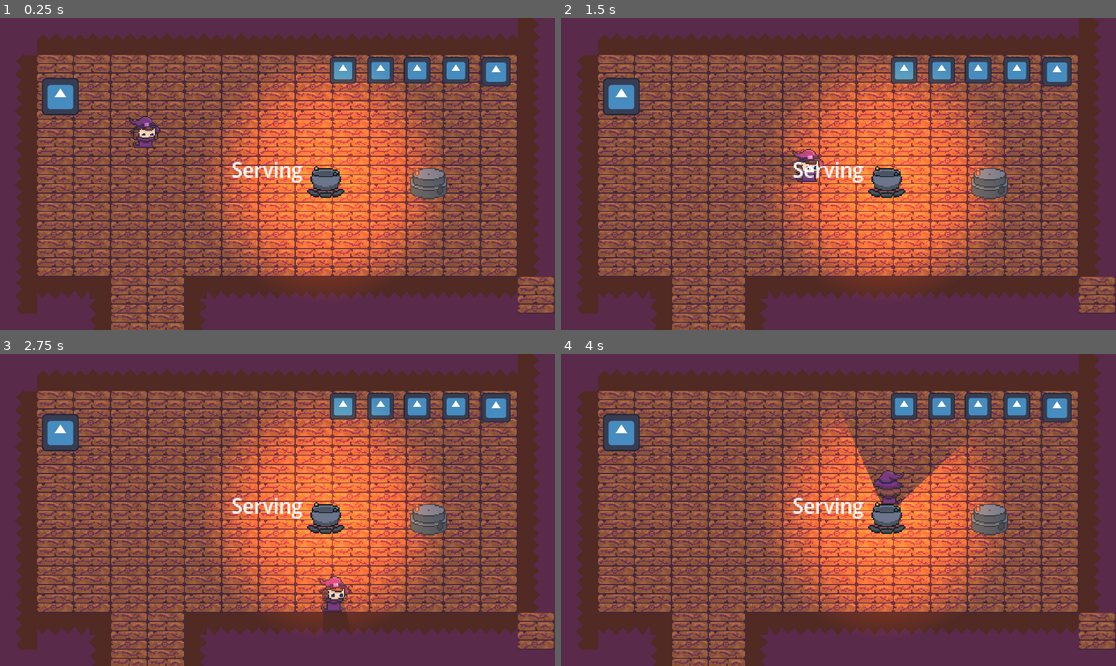
Above: before the commit, frames 1-4 (two rows, left to right).
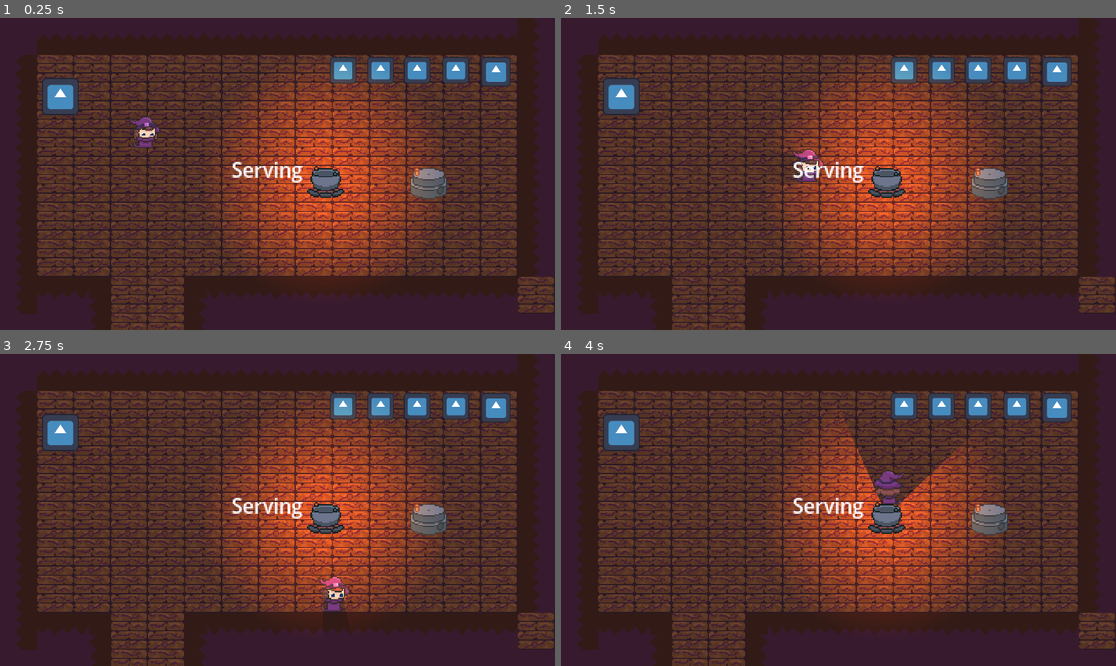
Above: after the commit, the same moments.

Repository: Yatagarasu163/apothecary-allergies
Game: Godot game, scene res://Assets/Scenes/testing_scene.tscn
The game is run twice, just before and just after one commit, with the same random seed, the same clock (stepped at 60 frames per second) and the same inputs. The engine's default icon, where the game draws it, is replaced by a stand-in: a white triangle on a blue panel in a dark square.
Inputs:
- Up to frame 1 (0.25 s): no input
- Up to frame 2 (1.5 s): tap Enter at 0.5 s; hold D (WalkRight) 0.53-1.28 s; tap E (Add) at 0.6 s; hold S (WalkDown) from 1.28 s (still down); tap Space (Dash) at 1.35 s
- Up to frame 3 (2.75 s): release S (WalkDown) at 2.03 s; hold D (WalkRight) from 2.03 s (still down); tap F (Interact) at 2.1 s
- Up to frame 4 (4 s): release D (WalkRight) at 2.78 s; hold W (WalkUp) 2.78-3.53 s; tap E (Add) at 2.85 s; hold A (WalkLeft) from 3.53 s (still down); tap Space (Dash) at 3.6 s

The runs differ from the first frame. In frame 1, 95% of the frame differs, in the area x 0-100%, y 0-100%; in frame 2, 95%; in frame 3, 95%; in frame 4, 95%.

Commit message:
Color adjustment for the light of boiler

Diff:
--- a/Assets/Scenes/testing_scene.tscn
+++ b/Assets/Scenes/testing_scene.tscn
@@ -190,6 +190,7 @@
 position = Vector2(0, 1080)
 
 [node name="TileMapLayer" type="TileMapLayer" parent="Shop Layout" unique_id=1442782922]
+self_modulate = Color(0.6255971, 0.6255971, 0.6255971, 1)
 z_index = -5
 scale = Vector2(4, 4)
 tile_map_data = PackedByteArray("AAAAAAAAAgABAAEAAAAAAAEAAgACAAEAAAAAAAIAAgACAAEAAAAAAAMAAgACAAEAAAAAAAQAAgACAAEAAAAAAA …(4240 unchanged characters)…
